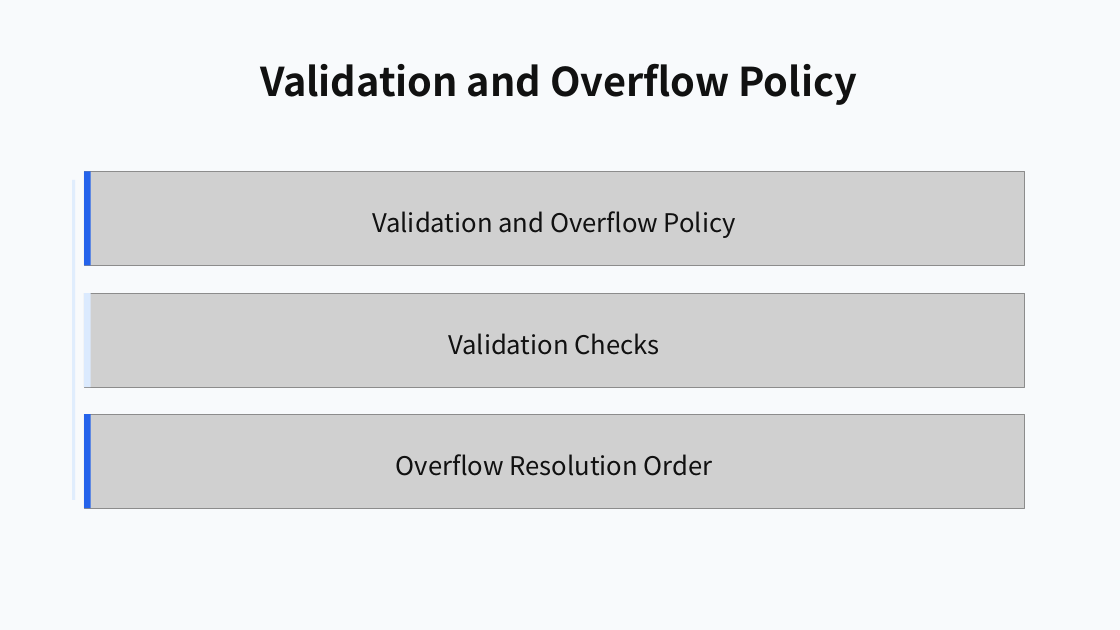
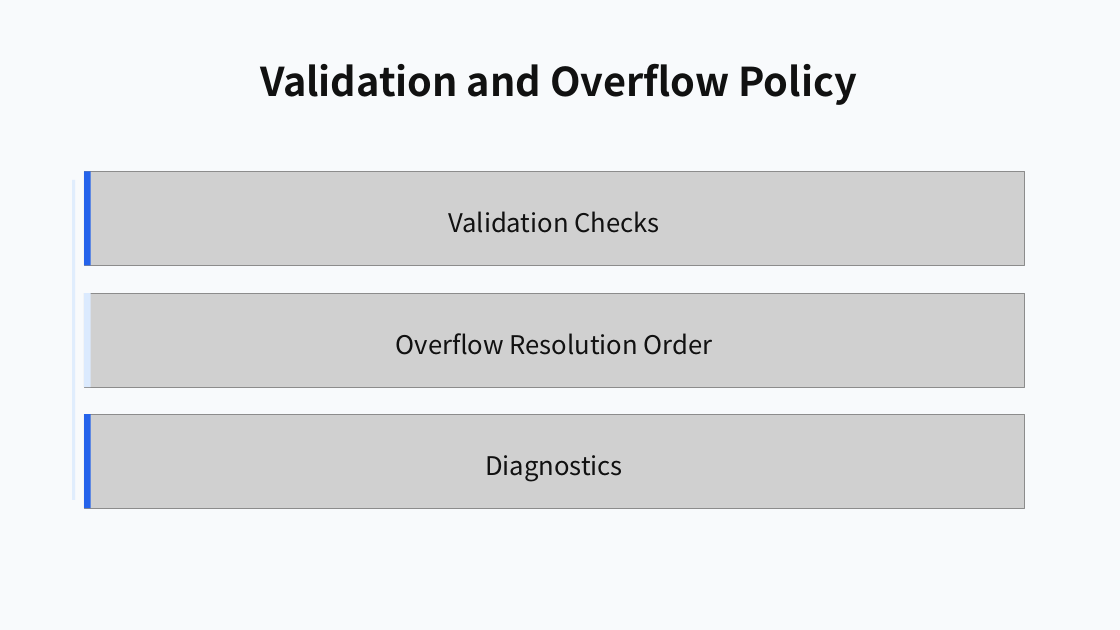
Before and after one commit to ch040602/mdpr-skill, a slide deck: slide 18 of artifacts/mdpr-vs-skill/mdpr-baseline-result.pptx. Drawn at 1120x630 pixels with LibreOffice and Linux fonts; fonts in the diff are those of the drawing; grey boxes stand for pictures. Boxes give left, top, right and bottom in pixels: in the first picture for what was removed or moved away, otherwise in the second. Text is boxed around its words. In the diff, an @@ line names an element or a change of style, - is before the commit and + after.

```diff
--- a/artifacts/mdpr-vs-skill/mdpr-baseline-result.pptx
+++ b/artifacts/mdpr-vs-skill/mdpr-baseline-result.pptx
@@ text at [448,211,660,233]: text changed @@
-Validation and Overflow Policy
+Validation Checks
@@ text at [396,333,713,355]: text changed @@
-Validation Checks
+Overflow Resolution Order
@@ text at [485,455,623,482]: text changed @@
-Overflow Resolution Order
+Diagnostics
```
Also in this commit, not shown: 8 other slides changed, 6 other files.
